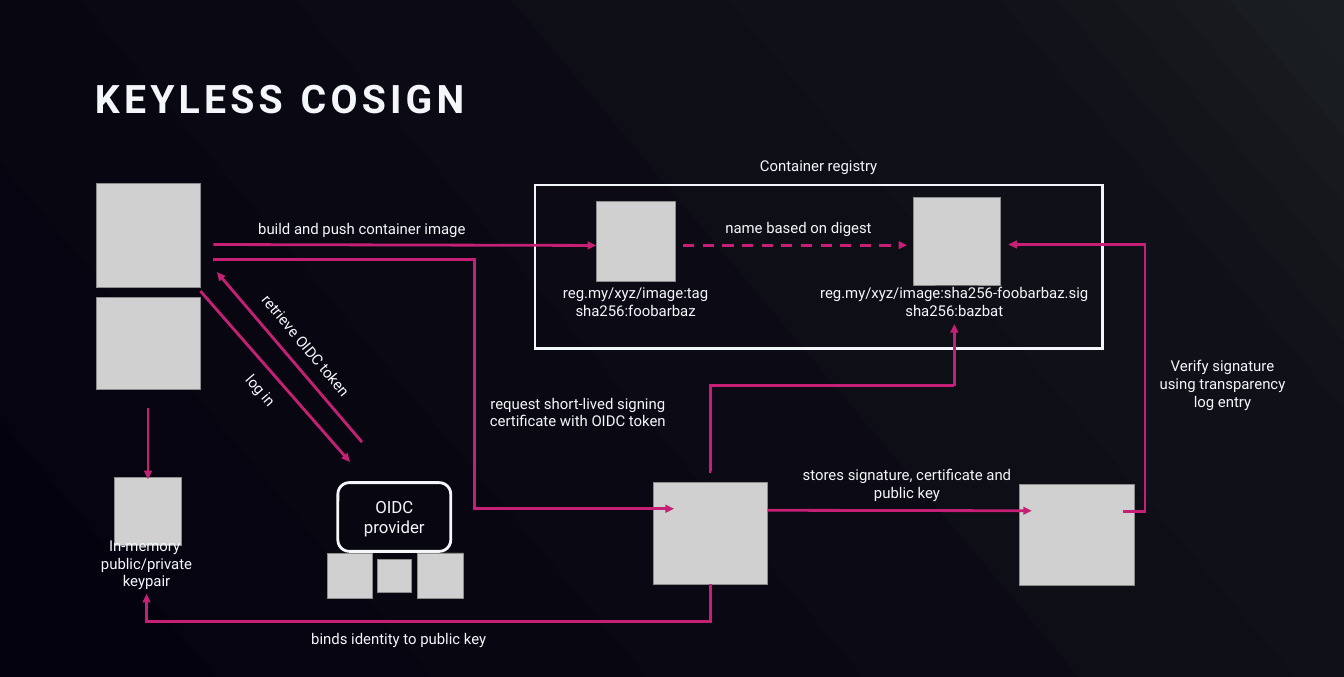
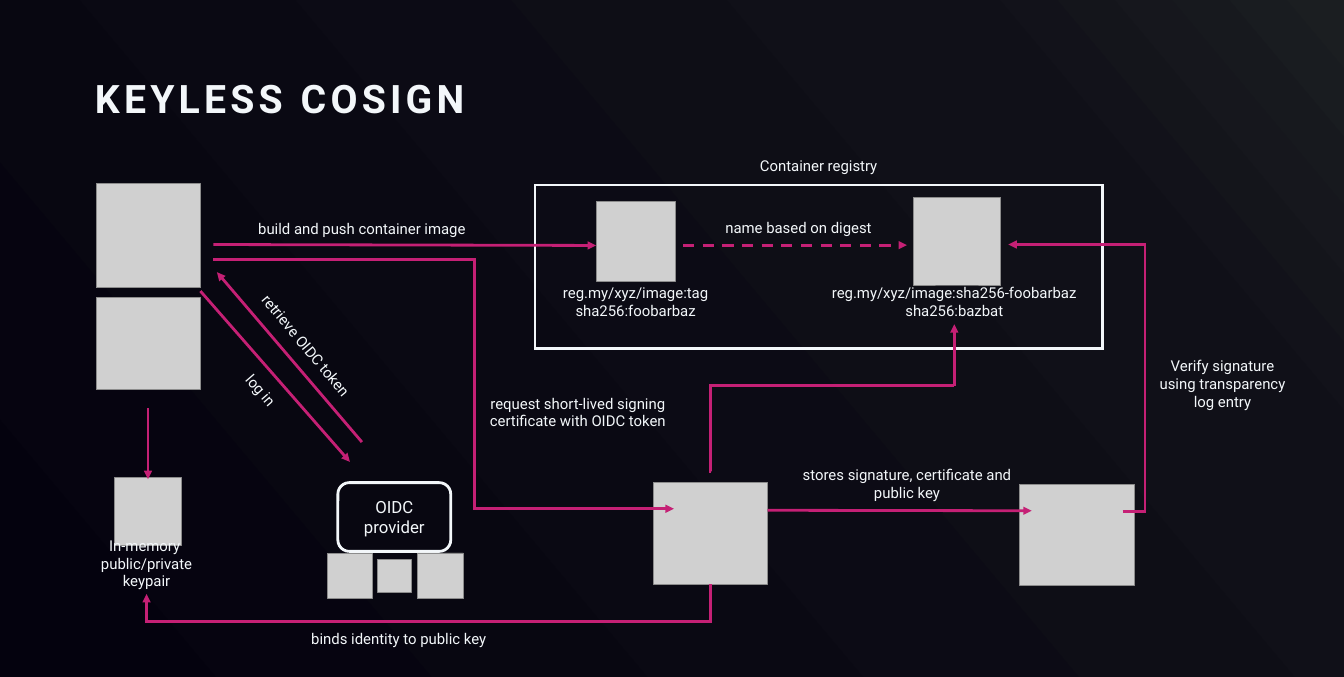
Before and after one commit to relusc/talks, a slide deck: slide 6 of containerdays/Image_Signing_Cosign.pptx. Drawn at 1344x677 pixels with LibreOffice and Linux fonts; fonts in the diff are those of the drawing; grey boxes stand for pictures; background and template pictures are left out. Boxes give left, top, right and bottom in pixels: in the first picture for what was removed or moved away, otherwise in the second. Text is boxed around its words. In the diff, an @@ line names an element or a change of style, - is before the commit and + after.

```diff
--- a/containerdays/Image_Signing_Cosign.pptx
+++ b/containerdays/Image_Signing_Cosign.pptx
@@ text at [832,285,1077,301]: text changed @@
-reg.my/xyz/image:sha256-foobarbaz.sig
+reg.my/xyz/image:sha256-foobarbaz
```
Also in this commit, not shown: 6 other slides changed, 1 slide added, 2 slides removed, 1 other file.
